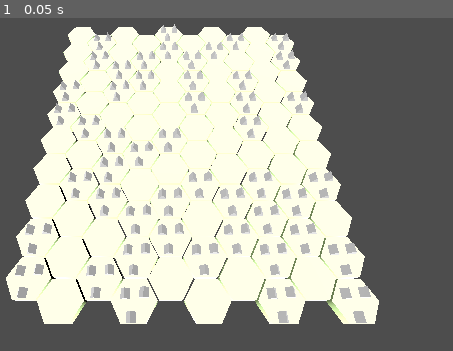
Above: before the commit, frame 1.
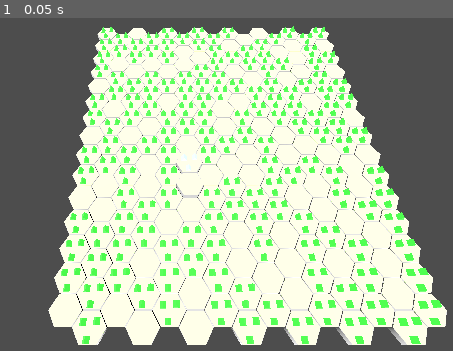
Above: after the commit, the same moment.

Repository: STORM-33/elemental-conquest
Game: Godot game, scene res://scenes/main.tscn
Two runs of this game, one before a commit and one after it. Both use one fixed random seed, a clock stepped at 60 frames per second and the inputs below.
Inputs:
- Up to frame 1 (0.05 s): no input

The runs differ from the first frame. In frame 1, 39% of the frame differs, in the area x 1-99%, y 1-99%.

Commit message:
c

Diff:
--- a/scenes/forest_deco.gd
+++ b/scenes/forest_deco.gd
@@ -2,10 +2,9 @@
 
 @onready var trees := $Trees
 
-func set_color(color: Color, y_offset := 0):
-	trees.position.y = y_offset
+func set_color(color: Color):
 
-	for child in get_children():
+	for child in trees.get_children():
 		if child is MeshInstance3D:
 			var mat := StandardMaterial3D.new()
 			mat.albedo_color = color
--- a/scenes/hex_tile.gd
+++ b/scenes/hex_tile.gd
@@ -3,11 +3,23 @@
 @export var tile_type: String = "grass"
 @export var grid_position: Vector2i
 @export var biome_color := Color(0.1, 0.8, 0.2)
+@export var side_color := Color(0.1, 0.1, 0.1)
 
 func set_tile_type(new_type: String):
 	tile_type = new_type
 
 func _ready():
+	if has_node("MeshInstance3D"):
+		var mesh_instance_top = $TopColor
+		var mesh_instance_side = $SideColor
+		var mat := StandardMaterial3D.new()
+		mat.albedo_color = biome_color
+		mesh_instance_top.material_override = mat
+		var mat2 := StandardMaterial3D.new()
+		mat2.albedo_color = side_color
+		mesh_instance_side.material_override = mat2
+
+
 	var deco = $ForestDeco
 	if deco.has_method("set_color"):
 		deco.set_color(biome_color)
--- a/scenes/hex_tile.tscn
+++ b/scenes/hex_tile.tscn
@@ -13,13 +13,27 @@
 height = 0.25
 radial_segments = 6
 
+[sub_resource type="StandardMaterial3D" id="StandardMaterial3D_8oknp"]
+albedo_color = Color(0.370364, 0.370364, 0.370364, 1)
+
+[sub_resource type="CylinderMesh" id="CylinderMesh_grtse"]
+material = SubResource("StandardMaterial3D_8oknp")
+top_radius = 0.51
+bottom_radius = 0.51
+height = 0.24
+radial_segments = 6
+
 [node name="HexTile" type="Node3D"]
 script = ExtResource("1_xon6g")
 
-[node name="MeshInstance3D" type="MeshInstance3D" parent="."]
+[node name="TopColor" type="MeshInstance3D" parent="."]
 transform = Transform3D(0.866025, 0, 0.5, 0, 1, 0, -0.5, 0, 0.866025, 0, 0, 0)
 lod_bias = 0.001
 mesh = SubResource("CylinderMesh_xon6g")
+
+[node name="SideColor" type="MeshInstance3D" parent="."]
+transform = Transform3D(0.866025, 0, 0.5, 0, 1, 0, -0.5, 0, 0.866025, 0, 0, 0)
+mesh = SubResource("CylinderMesh_grtse")
 
 [node name="ForestDeco" parent="." instance=ExtResource("2_8oknp")]
 transform = Transform3D(1, 0, 0, 0, 1, 0, 0, 0, 1, 0, 0.260245, 0)
--- a/scenes/main.gd
+++ b/scenes/main.gd
@@ -6,37 +6,125 @@
 const X_OFFSET := 1.732 * M
 const Z_OFFSET := 1.5 * M
 
-const BIOME_COLORS := [
-	Color(0.2, 0.8, 0.2),
-	Color(1.0, 0.85, 0.4),
-	Color(0.9, 0.9, 1.0),
-	Color(0.4, 0.1, 0.1)
-]
+# Define biomes with unique names
+enum BiomeType {
+	GRASSLAND,
+	DESERT,
+	SNOW,
+	MOUNTAINS
+}
+
+# Define biome data (colors, tree density, etc.)
+const BIOME_DATA = {
+	BiomeType.GRASSLAND: {
+		"name": "Grassland",
+		"top_color": Color(0.2, 0.8, 0.2),
+		"side_color": Color(0.13, 0.55, 0.13),
+		"tree_color": Color(0.1, 0.6, 0.1),
+		"tree_chance": 0.7,
+		"elevation": 0.0
+	},
+	BiomeType.DESERT: {
+		"name": "Desert",
+		"top_color": Color(1.0, 0.85, 0.4),
+		"side_color": Color(0.7, 0.6, 0.3),
+		"tree_color": Color(0.7, 0.5, 0.2),
+		"tree_chance": 0.2,
+		"elevation": 0.0
+	},
+	BiomeType.SNOW: {
+		"name": "Snow",
+		"top_color": Color(0.9, 0.9, 1.0),
+		"side_color": Color(0.7, 0.7, 0.8),
+		"tree_color": Color(0.5, 0.7, 0.8),
+		"tree_chance": 0.4,
+		"elevation": 0.2
+	},
+	BiomeType.MOUNTAINS: {
+		"name": "Mountains",
+		"top_color": Color(0.4, 0.1, 0.1),
+		"side_color": Color(0.25, 0.1, 0.1),
+		"tree_color": Color(0.35, 0.15, 0.1),
+		"tree_chance": 0.3,
+		"elevation": 0.5
+	}
+}
+
+var noise = FastNoiseLite.new()
+var moisture_noise = FastNoiseLite.new()
+var temperature_noise = FastNoiseLite.new()
 
 func _ready():
-	var map_size := Vector2i(10, 10)
+	# Initialize noise generators
+	setup_noise()
+
+	# Generate map with biomes
+	generate_map()
+
+func setup_noise():
+	# Main terrain noise
+	noise.noise_type = FastNoiseLite.TYPE_PERLIN
+	noise.seed = randi()
+	noise.frequency = 0.05
+
+	# Moisture noise affects biome selection
+	moisture_noise.noise_type = FastNoiseLite.TYPE_PERLIN
+	moisture_noise.seed = randi()
+	moisture_noise.frequency = 0.03
+
+	# Temperature noise affects biome selection
+	temperature_noise.noise_type = FastNoiseLite.TYPE_PERLIN
+	temperature_noise.seed = randi()
+	temperature_noise.frequency = 0.02
+
+func get_biome_at(x: int, y: int) -> int:
+	# Get elevation, moisture and temperature values from noise
+	var elevation = (noise.get_noise_2d(x * 2.5, y * 2.5) + 1) * 0.5  # 0 to 1
+	var moisture = (moisture_noise.get_noise_2d(x * 5, y * 5) + 1) * 0.5  # 0 to 1
+	var temperature = (temperature_noise.get_noise_2d(x * 3, y * 3) + 1) * 0.5  # 0 to 1
+
+	# Determine biome based on these factors
+	if elevation > 0.75:
+		return BiomeType.MOUNTAINS
+	elif temperature < 0.3:
+		return BiomeType.SNOW
+	elif moisture < 0.3 && temperature > 0.6:
+		return BiomeType.DESERT
+	else:
+		return BiomeType.GRASSLAND
+
+func generate_map():
+	var map_size := Vector2i(15, 15)  # Larger map to see biome regions
+
 	for y in range(map_size.y):
 		for x in range(map_size.x):
 			var tile := TILE_SCENE.instantiate()
 			add_child(tile)
 
+			# Position the tile
 			var pos_x := x * X_OFFSET * 0.75
 			var pos_z := y * Z_OFFSET
 
 			if x % 2 == 1:
 				pos_z += Z_OFFSET / 2
 
-			tile.position = Vector3(pos_x, 0, pos_z)
+			# Determine the biome for this tile
+			var biome_type = get_biome_at(x, y)
+			var biome = BIOME_DATA[biome_type]
+
+			# Set tile position and properties
+			tile.position = Vector3(pos_x, biome.elevation, pos_z)
 			tile.grid_position = Vector2i(x, y)
-			tile.tile_type = "grass"
+			tile.tile_type = biome.name.to_lower()
+			tile.biome_color = biome.top_color
+			tile.side_color = biome.side_color
 
-			var biome_color: Color = BIOME_COLORS[randi() % BIOME_COLORS.size()]
-			tile.biome_color = biome_color
-
+			# Handle forest decoration
 			if tile.has_node("ForestDeco"):
 				var deco = tile.get_node("ForestDeco")
 				if deco.has_method("set_color"):
-					if randf() < 0.5:
-						deco.set_color(biome_color, 0.5)
+					if randf() < biome.tree_chance:
+						# Add trees with the biome's tree color
+						deco.set_color(biome.tree_color)
 					else:
 						deco.queue_free()
--- a/scenes/main.tscn
+++ b/scenes/main.tscn
@@ -6,7 +6,7 @@
 script = ExtResource("1_o5qli")
 
 [node name="Camera3D" type="Camera3D" parent="."]
-transform = Transform3D(1, 0, 0, 0, 0.5, 0.866025, 0, -0.866025, 0.5, 3, 7, 9)
+transform = Transform3D(1, 0, 0, 0, 0.5, 0.866025, 0, -0.866025, 0.5, 3, 10, 13)
 
 [node name="DirectionalLight3D" type="DirectionalLight3D" parent="."]
 transform = Transform3D(-0.0267872, -0.798257, -0.601721, 0.0355014, -0.602317, 0.797467, -0.999011, -3.73116e-08, 0.0444737, -18.6671, 16.2104, 0.878454)
Not shown: 1 places in scenes/hex_tile.tscn that only renumber resources
